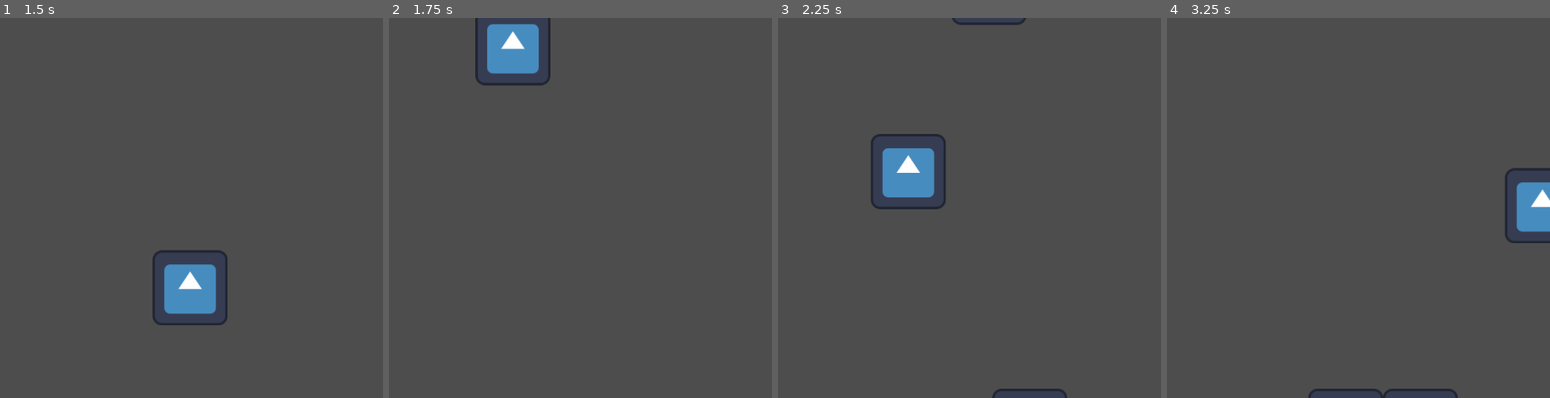
Above: before the commit, frames 1-4 (left to right).
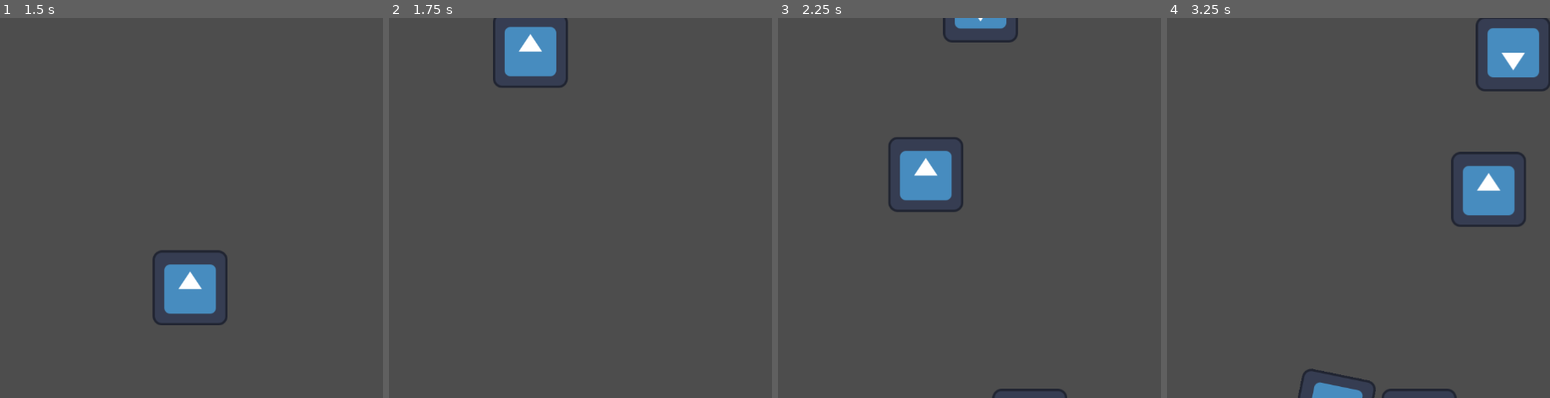
Above: after the commit, the same moments.

Repository: kilmanio/gamejam2024
Game: Godot game, scene res://gametest.tscn
Two runs of this game, one before a commit and one after it. Both use one fixed random seed, a clock stepped at 60 frames per second and the inputs below. The engine's default icon, where the game draws it, is replaced by a stand-in: a white triangle on a blue panel in a dark square.
Inputs:
- Up to frame 1 (1.5 s): tap Enter (ui_accept) at 0.5, 0.77 s; hold Right (ui_right) 0.53-1.28 s; hold Down (ui_down) from 1.28 s (still down)
- Up to frame 2 (1.75 s): keep holding Down (ui_down); tap Enter (ui_accept) at 1.52 s
- Up to frame 3 (2.25 s): release Down (ui_down) at 2.03 s; hold Right (ui_right) from 2.03 s (still down)
- Up to frame 4 (3.25 s): release Right (ui_right) at 2.78 s; hold Up (ui_up) from 2.78 s (still down); tap Enter (ui_accept) at 3.02 s

Frame 1 is identical in both runs. In frame 2, 2.1% of the frame differs, in the area x 22-47%, y 0-19%; in frame 3, 3.0%; in frame 4, 6.4%, in the area x 34-100%, y 0-100%.

Commit message:
Add better damping

Diff:
--- a/ship.gd
+++ b/ship.gd
@@ -1,10 +1,11 @@
 extends RigidBody2D
-const SHIP_SPEED = 300
+const SHIP_SPEED = 500
 # Called when the node enters the scene tree for the first time.
 func _ready() -> void:
 	lock_rotation = true
 	contact_monitor = true
 	max_contacts_reported = 1
+	set_linear_damp(1)
 	set_continuous_collision_detection_mode(2)
 	set_gravity_scale(0)
 
